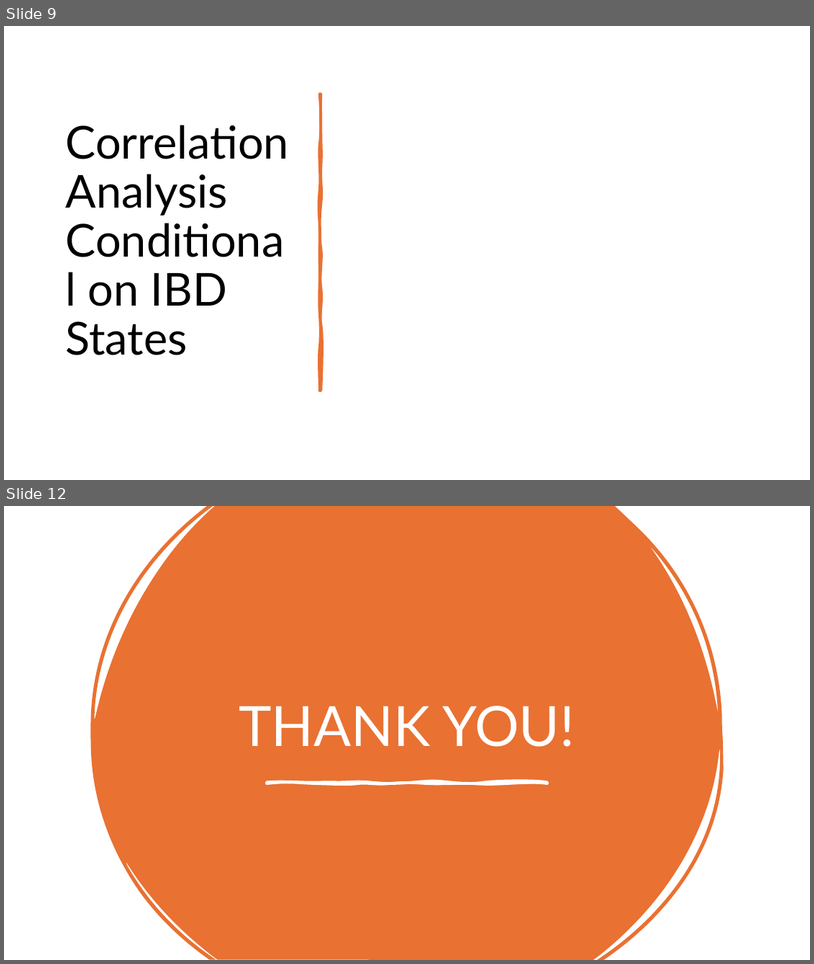
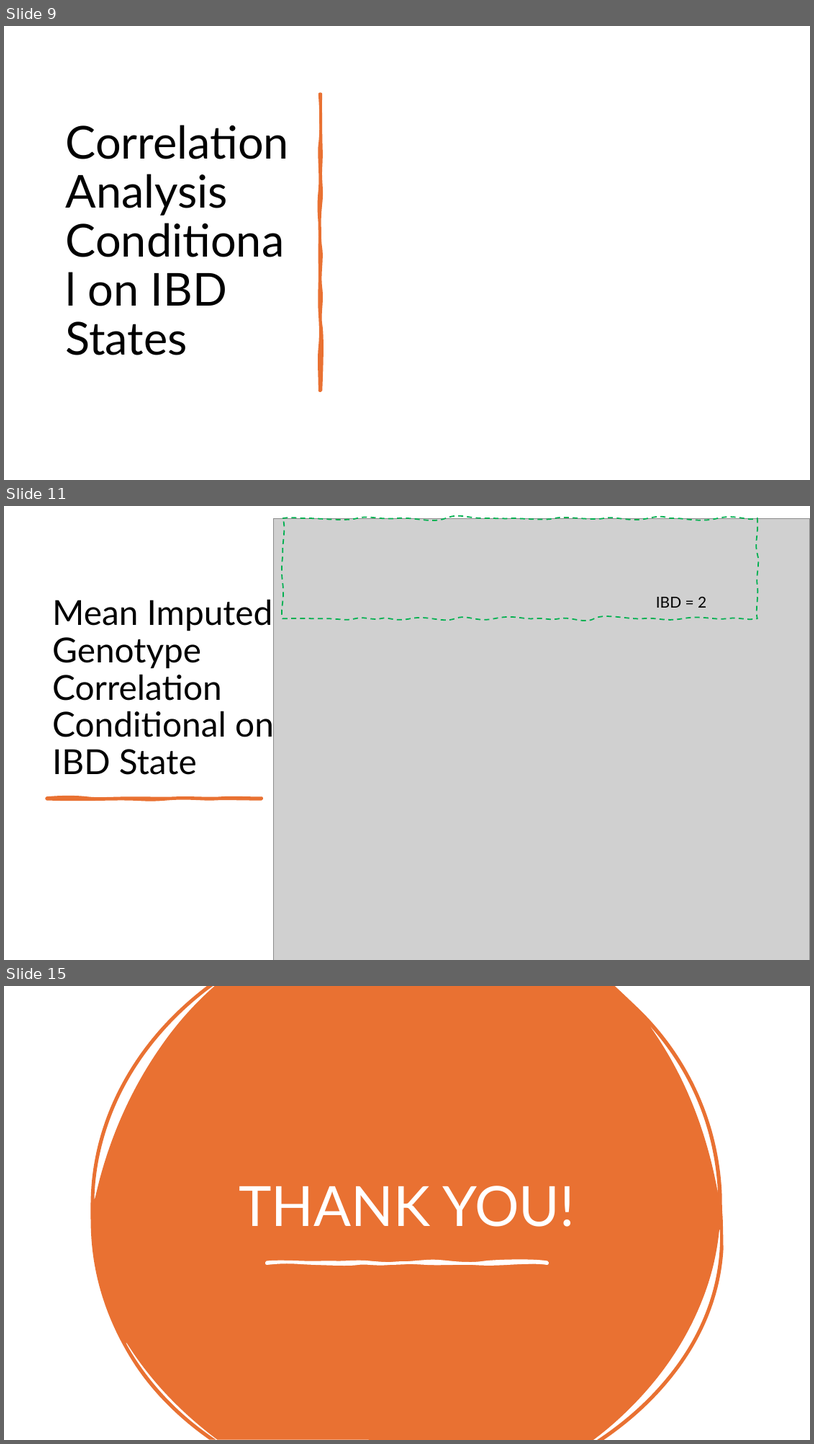
Before and after one commit to imahdimir/18A241013_impact_of_imputation_quality_IGSS_Talk_Oct24_Stanford, a slide deck: v4_IGSS_2_new plots/v4.pptx. Shown one above the other, each under a label of ours: slides 9 and 12 before the commit, slides 9, 11 and 15 after it; the slides between them are not shown. The pictures are 814x964 and 814x1444 pixels, drawn with LibreOffice and Linux fonts; fonts in the diff are those of the drawing; grey boxes stand for pictures. Boxes give left, top, right and bottom in pixels: in the first picture for what was removed or moved away, otherwise in the second. Text is boxed around its words. In the diff, an @@ line names an element or a change of style, - is before the commit and + after.

```diff
--- a/v4_IGSS_2_new plots/v4.pptx
+++ b/v4_IGSS_2_new plots/v4.pptx
@@ slide 11 added at (4, 506, 810, 960), background #FFFFFF @@
@@ picture added at (274, 518, 810, 960) @@
@@ freeform shape added at (283, 518, 758, 618), outline #00B050 1.5 pt dashed @@
@@ title added at (52, 599, 274, 775), 41 pt, text #000000 @@
+Mean Imputed Genotype Correlation Conditional on IBD State
@@ text added at (656, 597, 707, 608), 18 pt, text #000000 @@
+IBD = 2
@@ freeform shape added at (46, 798, 262, 799), fill #E97132, outline #E97132 3 pt @@
@@ what was slide 12 is now slide 15 @@
```
Also in this commit, not shown: 5 slides changed, 2 other slides added, 5 other files.
